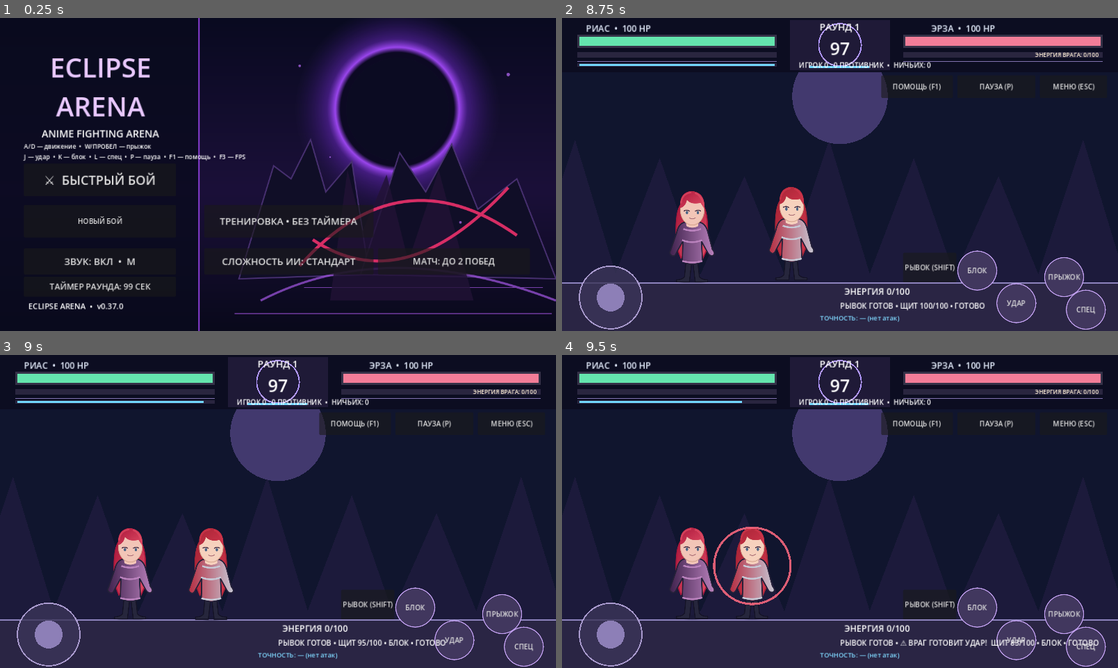
Above: before the commit, frames 1-4 (two rows, left to right).
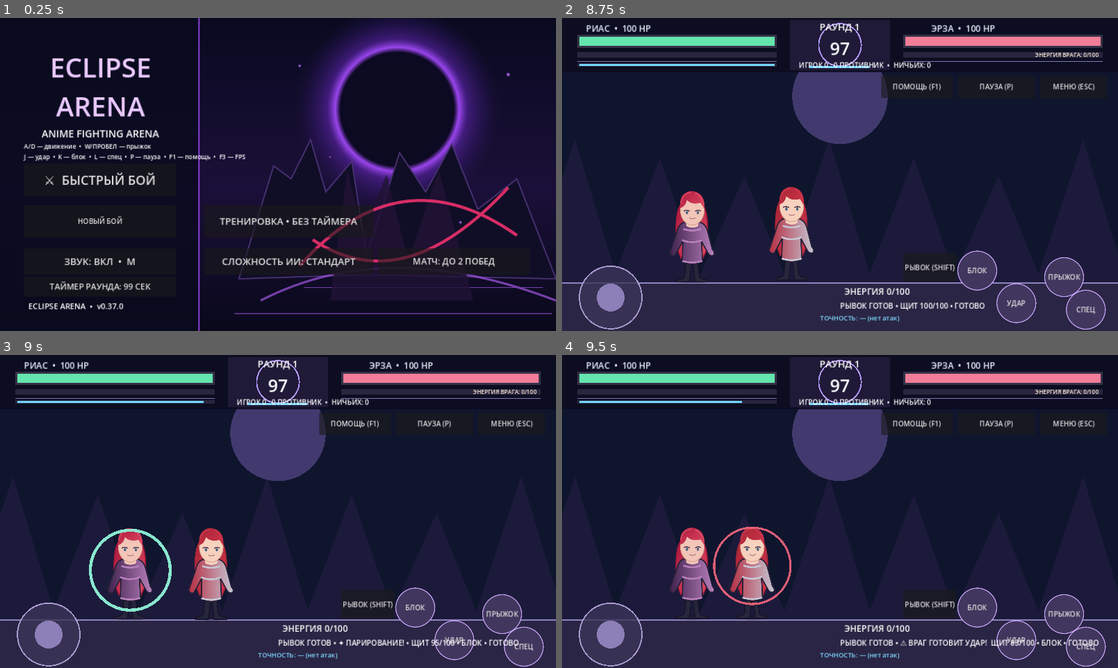
Above: after the commit, the same moments.

Repository: PerchikHot/Eclipse-Arena-
Game: Godot game, scene res://scenes/Main.tscn
Same seed, same stepped clock (60 frames per second), same inputs: the game is played once before the commit and once after it.
Inputs (mouse positions are in pixels of both pictures, inside the frame that each line leads up to):
- Up to frame 1 (0.25 s): no input
- Up to frame 2 (8.75 s): click "⚔ БЫСТРЫЙ БОЙ" at 0.5 s; click "ЯМАТО" at 1.25 s; click "ЭРЗА" at 2 s; click "АЛЬФА" at 2.75 s; click "РИАС" at 3.5 s; click "КОСТЮМ: КАНОН" at 4.25 s; click "КОСТЮМ: БОЕВОЙ" at 5 s; click "КОСТЮМ: ПЛЯЖНЫЙ" at 5.75 s; click "В БОЙ" at 6.5 s; tap Enter at 7.25, 7.55 s; move the mouse to (962, 158) at 7.27 s; hold Right 7.28-8 s; tap R at 7.35 s; click (962, 158) at 7.42 s; tap Space at 7.52 s; drag from (728, 190) to (812, 237) at 8.02 s
- Up to frame 3 (9 s): move the mouse to (333, 442) at 8.77 s; hold Right from 8.78 s (still down); hold K from 8.78 s (still down); tap Keypad Enter at 8.85 s
- Up to frame 4 (9.5 s): keep holding Right; keep holding K

Frames 1-2 are identical in both runs. In frame 3, 0.9% of the frame differs, in the area x 16-94%, y 55-94%; in frame 4, nothing differs.

Commit message:
feat(eclipse-arena): timed parry counter with cooldown, energy reward and combat stats

Diff:
--- a/scripts/main.gd
+++ b/scripts/main.gd
@@ -80,6 +80,11 @@
 var blocked_hits := 0
 var guard_breaks := 0
 var guard_break_flash := 0.0
+# A short, edge-triggered parry rewards timing instead of holding block.
+var parry_window := 0.0
+var parry_cooldown := 0.0
+var guard_was_pressed := false
+var successful_parries := 0
 var combo_timer := 0.0
 var block_timer := 0.0
 # Guard cannot be held indefinitely: it must recover after exhaustion.
@@ -815,6 +820,10 @@
     blocked_hits = 0
     guard_breaks = 0
     guard_break_flash = 0.0
+    parry_window = 0.0
+    parry_cooldown = 0.0
+    guard_was_pressed = false
+    successful_parries = 0
     update_accuracy_label()
     combo_timer = 0.0
     block_timer = 0.0
@@ -879,7 +888,7 @@
     result_label.text += "\nВРЕМЯ БОЯ: %d / %d сек" % [elapsed_seconds, int(round_duration)]
     result_label.text += "\nHP: %d / %d" % [hp_left, hp_right]
     result_label.text += "\nУРОН: %d нанесено / %d получено" % [damage_dealt, damage_taken]
-    result_label.text += "\nПОПАДАНИЯ: %d / %d  •  БЛОК: %d  •  ПРОБОЕВ: %d" % [hits_landed, hits_received, blocked_hits, guard_breaks]
+    result_label.text += "\nПОПАДАНИЯ: %d / %d  •  БЛОК: %d  •  ПРОБОЕВ: %d  •  ПАРИРОВАНИЙ: %d" % [hits_landed, hits_received, blocked_hits, guard_breaks, successful_parries]
     # Accuracy is based on actual attacks, not key presses during cooldown.
     # No attacks means no accuracy measurement, not a 0% miss rate.
     if attacks_attempted == 0:
@@ -924,6 +933,8 @@
         joystick_touch = -1
         joystick_axis = 0.0
         dash_queued = false
+        guard_was_pressed = false
+        parry_window = 0.0
         for key in held.keys():
             held[key] = false
     sync_pause_overlay()
@@ -1077,6 +1088,8 @@
     combo_timer = maxf(0.0, combo_timer - delta)
     block_timer = maxf(0.0, block_timer - delta)
     guard_break_flash = maxf(0.0, guard_break_flash - delta)
+    parry_window = maxf(0.0, parry_window - delta)
+    parry_cooldown = maxf(0.0, parry_cooldown - delta)
     if combo_timer <= 0.0 and combo_hits != 0:
         combo_hits = 0
         update_accuracy_label()
@@ -1098,6 +1111,12 @@
     var hit_pressed: bool = Input.is_key_pressed(KEY_J) or held["HIT"]
     player_motion = joystick_axis if absf(joystick_axis) > 0.2 else float(right_pressed) - float(left_pressed)
     var guard_requested: bool = held["BLOCK"] or Input.is_key_pressed(KEY_K)
+    if guard_requested and not guard_was_pressed and not guard_exhausted and parry_cooldown <= 0.0:
+        parry_window = 0.20
+        parry_cooldown = 0.85
+    if not guard_requested:
+        parry_window = 0.0
+    guard_was_pressed = guard_requested
     if guard_requested and not guard_exhausted:
         guard_stamina = maxf(0.0, guard_stamina - 24.0 * delta)
         if guard_stamina <= 0.0:
@@ -1195,37 +1214,48 @@
                 enemy_attack_fx = 0.3 if enemy_pending_special else 0.18
                 play_sound("swing")
                 if dash_invulnerable <= 0.0 and absf(x_left - x_right) < 145.0 and absf(y_left - 610.0) < 120.0:
-                    player_hit_fx = 0.22
-                    impact_flash = 0.15
-                    play_sound("hit")
-                    var hp_before_enemy_hit := hp_left
-                    var was_blocking := block_timer > 0.0
-                    var guard_broken := false
-                    if was_blocking:
-                        blocked_hits += 1
-                        # Blocking a real hit costs additional stamina. A
-                        # special attack is much harder to absorb than a jab.
-                        guard_stamina = maxf(0.0, guard_stamina - (42.0 if enemy_pending_special else 18.0))
-                        if guard_stamina <= 0.0:
-                            guard_exhausted = true
-                            guard_broken = true
-                            guard_breaks += 1
-                            guard_break_flash = 1.25
-                            block_timer = 0.0
-                    var enemy_damage := 15 if enemy_pending_special else 7
-                    if was_blocking:
-                        enemy_damage = (10 if enemy_pending_special else 5) if guard_broken else (4 if enemy_pending_special else 2)
-                    hp_left = maxi(0, hp_left - enemy_damage)
-                    damage_taken += hp_before_enemy_hit - hp_left
-                    hits_received += 1
-                    combo_hits = 0
-                    combo_timer = 0.0
-                    update_accuracy_label()
-                    enemy_energy = minf(100.0, enemy_energy + (0.0 if enemy_pending_special else 9.0))
-                    skill_energy = minf(100.0, skill_energy + 4.0)
-                    if hp_left == 0:
-                        finish_round(-1)
-                        return
+                    if block_timer > 0.0 and parry_window > 0.0:
+                        # A well-timed fresh block cancels the telegraphed hit.
+                        # The cooldown prevents rapidly tapping block for free.
+                        parry_window = 0.0
+                        successful_parries += 1
+                        guard_stamina = maxf(0.0, guard_stamina - 12.0)
+                        skill_energy = minf(100.0, skill_energy + 15.0)
+                        enemy_cooldown = maxf(enemy_cooldown, 0.9)
+                        impact_flash = 0.12
+                        play_sound("menu")
+                    else:
+                        player_hit_fx = 0.22
+                        impact_flash = 0.15
+                        play_sound("hit")
+                        var hp_before_enemy_hit := hp_left
+                        var was_blocking := block_timer > 0.0
+                        var guard_broken := false
+                        if was_blocking:
+                            blocked_hits += 1
+                            # Blocking a real hit costs additional stamina. A
+                            # special attack is much harder to absorb than a jab.
+                            guard_stamina = maxf(0.0, guard_stamina - (42.0 if enemy_pending_special else 18.0))
+                            if guard_stamina <= 0.0:
+                                guard_exhausted = true
+                                guard_broken = true
+                                guard_breaks += 1
+                                guard_break_flash = 1.25
+                                block_timer = 0.0
+                        var enemy_damage := 15 if enemy_pending_special else 7
+                        if was_blocking:
+                            enemy_damage = (10 if enemy_pending_special else 5) if guard_broken else (4 if enemy_pending_special else 2)
+                        hp_left = maxi(0, hp_left - enemy_damage)
+                        damage_taken += hp_before_enemy_hit - hp_left
+                        hits_received += 1
+                        combo_hits = 0
+                        combo_timer = 0.0
+                        update_accuracy_label()
+                        enemy_energy = minf(100.0, enemy_energy + (0.0 if enemy_pending_special else 9.0))
+                        skill_energy = minf(100.0, skill_energy + 4.0)
+                        if hp_left == 0:
+                            finish_round(-1)
+                            return
                 enemy_pending_special = false
         elif absf(x_left - x_right) < 140.0 and absf(y_left - 610.0) < 120.0 and enemy_cooldown <= 0.0:
             enemy_pending_special = enemy_energy >= skill_cost and randf() < 0.55
@@ -1237,7 +1267,7 @@
     # Communicate when the special attack is usable and when blocking is active.
     skill_label.text = ("СПЕЦ ГОТОВ %d/100" if skill_energy >= skill_cost else "ЭНЕРГИЯ %d/100") % int(skill_energy)
     update_enemy_energy_label()
-    cooldown_label.text = ("РЫВОК %.1fс • " % dash_cooldown if dash_cooldown > 0.0 else "РЫВОК ГОТОВ • ") + ("⚡ ПРОБИТ БЛОК! • " if guard_break_flash  …(329 unchanged characters)…
+    cooldown_label.text = ("РЫВОК %.1fс • " % dash_cooldown if dash_cooldown > 0.0 else "РЫВОК ГОТОВ • ") + ("✦ ПАРИРОВАНИЕ! • " if parry_window > 0.0 else "") + ("⚡ ПРОБИТ БЛОК! • " if guard_break_flash  …(329 unchanged characters)…
     update_health_labels()
     queue_redraw()
 
@@ -1255,6 +1285,9 @@
         draw_circle(joystick_center + Vector2(joystick_axis * 43.0, 0), 32.0, Color("#9788c2", 0.9))
     draw_sprite_fighter(Vector2(x_left, y_left), selected_fighter, x_right >= x_left, player_motion, player_attack_fx, player_hit_fx, hp_left)
     draw_sprite_fighter(Vector2(x_right, 610), enemy_fighter, x_left >= x_right, enemy_motion, enemy_attack_fx, enemy_hit_fx, hp_right)
+    if parry_window > 0.0:
+        draw_arc(Vector2(x_left, y_left - 115.0), 92.0, 0.0, TAU, 40,
+            Color("#8ef2d6", 0.95), 7.0)
     if dash_invulnerable > 0.0:
         draw_arc(Vector2(x_left, y_left - 115.0), 85.0, 0.0, TAU, 40,
             Color("#5be7ff", 0.85), 6.0)
